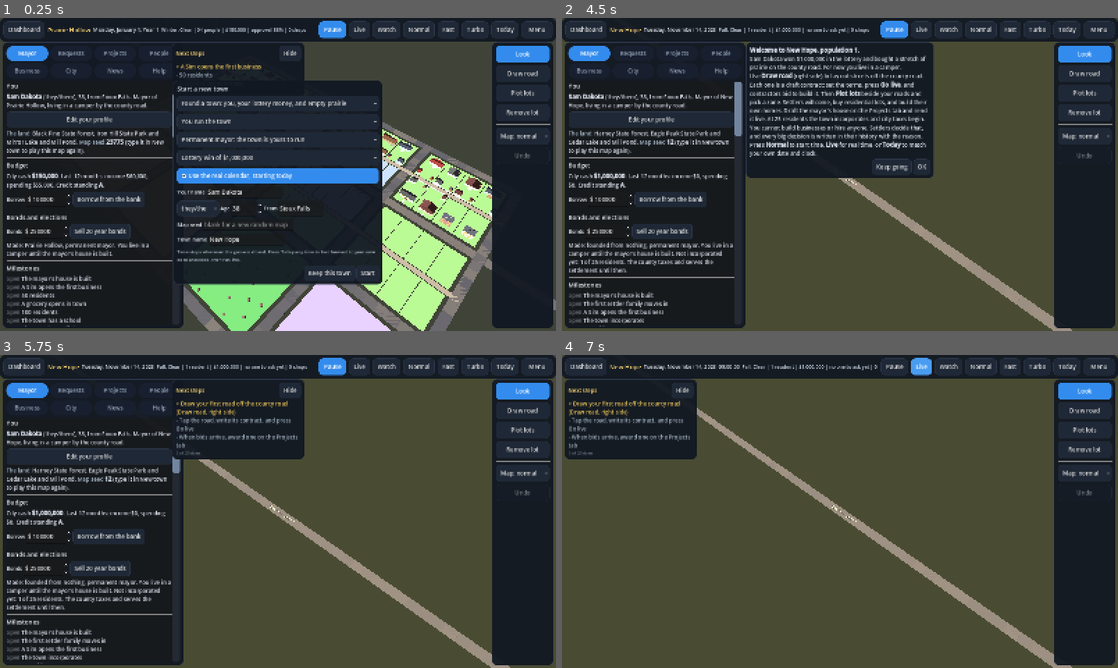
Above: before the commit, frames 1-4 (two rows, left to right).
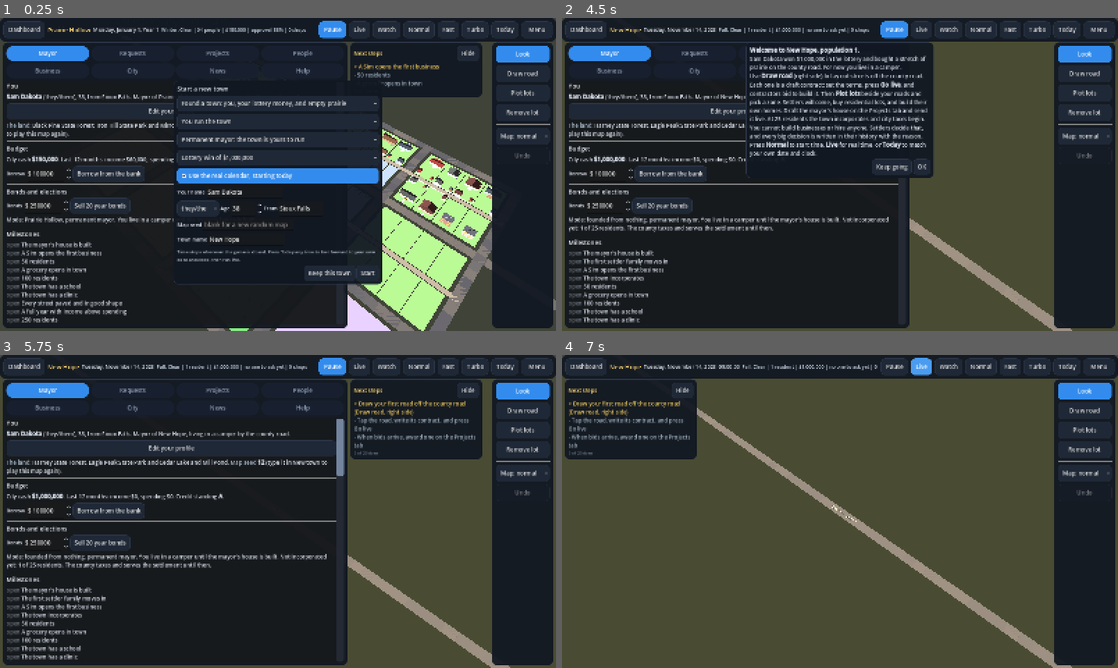
Above: after the commit, the same moments.

Repository: KeiphCodes/Tap-War
Game: Godot game, scene res://town/main.tscn
Two runs of this game, one before a commit and one after it. Both use one fixed random seed, a clock stepped at 60 frames per second and the inputs below.
Inputs (mouse positions are in pixels of both pictures, inside the frame that each line leads up to):
- Up to frame 1 (0.25 s): no input
- Up to frame 2 (4.5 s): click (812, 224) at 0.52 s; type "12" at 0.6 s; click "Normal" at 1.25 s; click "Normal" at 2 s; click "Map: normal" at 2.75 s; click "Map: normal" at 3.5 s; click "Start" at 4.25 s
- Up to frame 3 (5.75 s): click "OK" at 5 s
- Up to frame 4 (7 s): click "Dashboard" at 5.75 s; click "Live" at 6.5 s

The runs differ from the first frame. In frame 1, 17% of the frame differs, in the area x 1-87%, y 8-100%; in frame 2, 23%; in frame 3, 37%, in the area x 1-87%, y 7-100%; in frame 4, nothing differs.

Commit message:
Dashboard fills about 60% of the screen: four KPI tiles across, trend charts side by side, six trends
Co-Authored-By: Claude Opus 5.5 <noreply@anthropic.com>
Claude-Session: https://claude.ai/code/session_01SmfCcwLG5uoExxrbwbvfme

Diff:
--- a/ui/hud.gd
+++ b/ui/hud.gd
@@ -6,7 +6,9 @@
 const ChartScript = preload("res://ui/chart.gd")
 const DashScript = preload("res://ui/dash.gd")
 const TABS: Array = ["Mayor", "Requests", "Projects", "People", "Business", "City", "News", "Help"]
-const LEFT_W: int = 480
+const LEFT_W: int = 480   # the dashboard's narrowest
+## The dashboard grows to most of the screen; the town view is a tap away.
+var left_w: int = LEFT_W
 const RIGHT_W: int = 440
 const TOP_H: int = 64
 const TOOL_H: int = 66
@@ -503,7 +505,7 @@
 		lines.append("Every goal reached. The town is yours to keep growing.")
 	steps_text.text = "\n".join(lines) + "\n[color=#6f8090][font_size=12]%d of %d done[/font_size][/color]" % [done_n, all.size()]
 	steps_card.visible = not steps_hidden
-	steps_card.offset_left = (LEFT_W + 16) if left.visible else 8
+	steps_card.offset_left = (left_w + 16) if left.visible else 8
 	steps_card.offset_right = steps_card.offset_left + 380
 
 
@@ -555,7 +557,7 @@
 	left.offset_top = TOP_H + 6
 	left.offset_bottom = -8
 	left.offset_left = 8
-	left.offset_right = 8 + LEFT_W
+	left.offset_right = 8 + left_w
 	root.add_child(left)
 	var lv: VBoxContainer = VBoxContainer.new()
 	lv.add_theme_constant_override("separation", 8)
@@ -753,8 +755,8 @@
 	feed_box.anchor_right = 0.0
 	feed_box.anchor_top = 1.0
 	feed_box.anchor_bottom = 1.0
-	feed_box.offset_left = LEFT_W + 24
-	feed_box.offset_right = LEFT_W + 24 + 600
+	feed_box.offset_left = 24
+	feed_box.offset_right = 24 + 600
 	feed_box.offset_top = -170
 	feed_box.offset_bottom = -10
 	feed_box.alignment = BoxContainer.ALIGNMENT_END
@@ -823,14 +825,26 @@
 	if _toast_t > 0.0:
 		_toast_t -= delta
 		toast.modulate.a = clampf(_toast_t, 0.0, 1.0)
-	# keep panels usable on narrow screens
+	# the dashboard takes about 60% of the screen, less when the detail panel is open
 	var vw: float = root.size.x
-	if vw < LEFT_W + RIGHT_W + TOOL_COL_W + 200 and right.visible and left.visible:
+	var avail: int = int(vw) - TOOL_COL_W - 40 - ((RIGHT_W + 8) if right.visible else 0)
+	if avail < LEFT_W and right.visible and left.visible:
 		left.visible = false
+	var want: int = clampi(int(vw * 0.62), LEFT_W, maxi(LEFT_W, avail))
+	if want != left_w:
+		var big_change: bool = absi(want - left_w) > 60
+		left_w = want
+		left.offset_right = 8 + left_w
+		if big_change:
+			refresh_tab()
+	if feed_box != null:
+		# the news ticker sits just right of the dashboard, or at the left edge
+		feed_box.offset_left = (left_w + 24) if left.visible else 24
+		feed_box.offset_right = feed_box.offset_left + 600
 	if steps_card != null:
 		# the welcome and event cards sit in the same spot; the steps wait behind them
 		steps_card.visible = not steps_hidden and not notice.visible
-		steps_card.offset_left = (LEFT_W + 16) if left.visible else 8
+		steps_card.offset_left = (left_w + 16) if left.visible else 8
 		steps_card.offset_right = steps_card.offset_left + 380
 
 
@@ -1728,8 +1742,9 @@
 	var pct: Callable = func(v): return "%d%%" % int(round(float(v) * 100.0))
 	var cash: Callable = func(v): return _short_money(int(v))
 	# headline numbers, each with the change since last month and a sparkline
+	var wide: bool = left_w >= 900
 	var tiles: GridContainer = GridContainer.new()
-	tiles.columns = 2
+	tiles.columns = 4 if wide else 2
 	tiles.add_theme_constant_override("h_separation", 8)
 	tiles.add_theme_constant_override("v_separation", 8)
 	box.add_child(tiles)
@@ -1743,15 +1758,25 @@
 		var tile: Control = DashScript.new()
 		tiles.add_child(tile)
 		tile.as_kpi(str(kr[0]), col.call(str(kr[1])), kr[2], bool(kr[3]), DashScript.SERIES[int(kr[4])])
-	# trends
-	for lr in [["Population", "population", num, 0], ["City cash", "city_cash", cash, 2], ["Unemployment", "unemployment", pct, 1]]:
+	# trends, side by side when there is room
+	var trend_grid: GridContainer = GridContainer.new()
+	trend_grid.columns = 3 if left_w >= 1150 else (2 if wide else 1)
+	trend_grid.add_theme_constant_override("h_separation", 8)
+	trend_grid.add_theme_constant_override("v_separation", 8)
+	box.add_child(trend_grid)
+	for lr in [["Population", "population", num, 0], ["City cash", "city_cash", cash, 2], ["Unemployment", "unemployment", pct, 1], ["Happiness", "happiness", num, 2], ["Businesses open", "businesses_open", num, 0], ["Average day's pay", "avg_daily_wage", cash, 2]]:
 		var ch: Control = DashScript.new()
-		box.add_child(ch)
+		trend_grid.add_child(ch)
 		ch.as_line(str(lr[0]), col.call(str(lr[1])), months, lr[2], DashScript.SERIES[int(lr[3])])
 	# where working age adults work
 	var outside_jobs: int = int(s["employed"]) - int(s["local_jobs"])
+	var pair: GridContainer = GridContainer.new()
+	pair.columns = 2 if wide else 1
+	pair.add_theme_constant_override("h_separation", 8)
+	pair.add_theme_constant_override("v_separation", 8)
+	box.add_child(pair)
 	var donut: Control = DashScript.new()
-	box.add_child(donut)
+	pair.add_child(donut)
 	donut.as_donut("Working age adults (18 to 64)", [int(s["local_jobs"]), outside_jobs, int(s["adults"]) - int(s["employed"])], ["Work in town", "Work out of town", "Not working"], num)
 	# where the money goes, the biggest categories first
 	var spend_rows: Array = []
@@ -1763,7 +1788,7 @@
 			spend_rows.append([{"lodging": "Lodging", "real_estate": "Realtors", "camping": "Camping", "outdoor_gear": "Outdoor  …(351 unchanged characters)…
 	spend_rows.sort_custom(func(x, y): return int(x[1]) + int(x[2]) > int(y[1]) + int(y[2]))
 	var bars: Control = DashScript.new()
-	box.add_child(bars)
+	pair.add_child(bars)
 	bars.as_bars("Monthly spending by category", spend_rows.slice(0, 8), ["In town", "Out of town"], cash)
 	box.add_child(_h("Since the town began"))
 	box.add_child(_rtl("Births %d, deaths %d, moved in %d, moved out %d.\nBusinesses opened %d, closed %d. Bankruptcies %d …(260 unchanged characters)…
